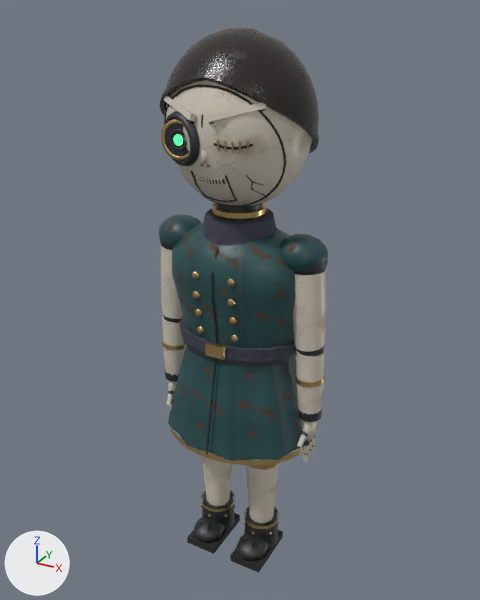
The glTF model blender/exports/THE_WATCHER.glb as it was, and as the next commit left it.
One viewpoint serves both versions: a 50 mm lens placed at (14.9, -27.0, 28.8), pointed at (-0.5, 0.9, 14.8). Arrows for +X, +Y and +Z are at lower left; the lights stay in place. The picture after the commit comes second. Vertices at exactly the same position are counted once.

Names of what the first picture shows: 'Watcher_Body'.
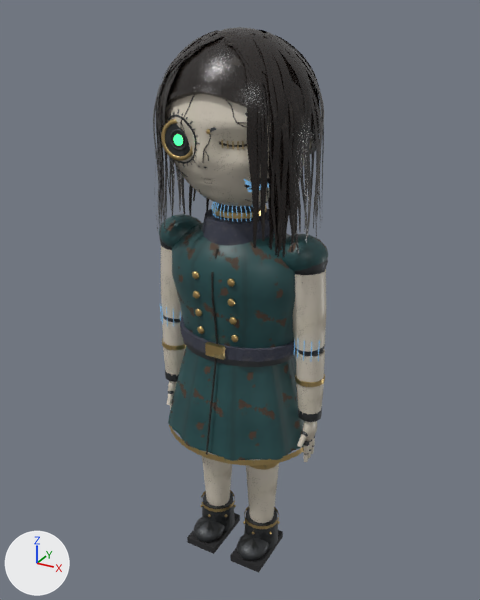
Pixel boxes [x1, y1, x2, y2] of what changed, in the pictures (480 x 600 px; the box of a moved part takes in the faces that stretch with it):
'Watcher_Body', reshaped: before [159, 27, 328, 573]; after [153, 27, 328, 573]
part 1 of me_watcher_body, moved or reshaped: before [204, 72, 215, 82]; after [201, 87, 212, 95]
part 2 of me_watcher_body, moved or reshaped: before [213, 75, 224, 85]; after [211, 88, 222, 98]
part 3 of me_watcher_body, moved or reshaped: before [242, 87, 255, 99]; after [242, 100, 248, 108]
part 4 of me_watcher_body, moved or reshaped (not visible afterwards): before [274, 104, 287, 115]
part 5 of me_watcher_body, moved or reshaped (not visible afterwards): before [283, 110, 297, 121]
part 6 of me_watcher_body, moved or reshaped (not visible afterwards): before [306, 126, 316, 135]
part 7 of me_watcher_body, moved or reshaped: before [310, 131, 318, 140]; after [304, 128, 311, 136]
part 8 of me_watcher_body, moved or reshaped: before [313, 142, 319, 147]; after [309, 133, 315, 141]
part 9 of me_watcher_body, moved or reshaped: before [283, 154, 286, 164]; after [310, 146, 316, 152]
part 10 of me_watcher_body, moved or reshaped (not visible afterwards): before [168, 83, 177, 93]
part 11 of me_watcher_body, moved or reshaped: before [173, 79, 183, 89]; after [166, 94, 174, 104]
part 12 of me_watcher_body, deleted: before [196, 84, 286, 207]
part 13 of me_watcher_body, built on: before [160, 29, 319, 207]; after [153, 29, 324, 257]
part 14 of me_watcher_body, added: after [294, 338, 320, 361]
part 15 of me_watcher_body, added: after [160, 306, 181, 326]

The edits, one by one:
Material 'MAT_Watcher_FiberOptic' (mat_mat_watcher_fiberoptic) is new.
Its base color is (0.03, 0.05, 0.07) (dark blue #303f4b).
Its roughness is 0.3.
Its emission color is (0.138, 0.33, 0.55) (blue #689bc4).
Its emission strength is 1.0.
me_watcher_body is used by ob_watcher_body; location (0.0, 0.0, 0.0).
me_watcher_body had 7843 vertices, 14198 faces and spanned x -4.8..4.8, y -3.5..5.2, z 0.0..28.0.
me_watcher_body now has 18437 vertices, 29392 faces and spans x -4.8..4.8, y -3.5..4.3, z 0.0..28.0.
me_watcher_body part 1: the loose piece of 8 vertices spanning x 0.0..0.4, y -2.9..-2.6, z 26.0..26.4 is moved by (0.0, -0.2, -0.5).
me_watcher_body part 2: the loose piece of 8 vertices spanning x 0.4..0.8, y -2.9..-2.6, z 25.9..26.3 is moved by (0.0, -0.2, -0.5).
me_watcher_body part 3: the loose piece of 8 vertices spanning x 1.5..2.1, y -2.8..-2.3, z 25.4..25.9 is moved by (0.1, -0.1, -0.4).
me_watcher_body part 4: the loose piece of 8 vertices spanning x 2.6..3.1, y -2.1..-1.5, z 24.7..25.2 is moved by (0.1, 0.0, -0.4).
me_watcher_body part 5: the loose piece of 8 vertices spanning x 2.9..3.4, y -1.7..-1.1, z 24.5..25.0 is moved by (0.0, 0.0, -0.3).
me_watcher_body part 6: the loose piece of 8 vertices spanning x 3.4..3.7, y -0.5..0.1, z 23.7..24.2 is moved by (-0.2, -0.9, 0.2).
me_watcher_body part 7: the loose piece of 8 vertices spanning x 3.4..3.7, y 0.0..0.6, z 23.5..23.9 is multiplied about its middle by the matrix ((0.95, 0.259, -0.08), (-0.261, 0.952, -0.026), (0.071, 0.046, 0.984)), then moved by (0.0, -0.9, 0.2).
me_watcher_body part 8: the loose piece of 8 vertices spanning x 3.1..3.5, y 0.8..1.4, z 23.0..23.5 is multiplied about its middle by the matrix ((0.913, 0.381, -0.148), (-0.386, 0.922, -0.007), (0.134, 0.064, 0.989)), then moved by (0.2, -1.3, 0.5).
me_watcher_body part 9: the loose piece of 8 vertices spanning x 2.9..3.0, y -1.5..-1.2, z 22.7..23.2 is multiplied about its middle by the matrix ((0.735, -0.316, -0.812), (0.184, -0.982, 0.549), (-0.851, -0.486, -0.582)), then moved by (0.1, 2.8, 0.0), in mat_mat_watcher_hairlacquer.
me_watcher_body part 10: the loose piece of 8 vertices spanning x -2.1..-1.5, y -2.8..-2.3, z 25.4..25.9 is multiplied about its middle by the matrix ((0.944, 0.343, -0.229), (-0.386, 0.935, -0.191), (0.144, 0.261, 0.986)), then moved by (-1.1, 0.7, -1.0).
me_watcher_body part 11: the loose piece of 8 vertices spanning x -1.7..-1.1, y -2.9..-2.5, z 25.6..26.1 is moved by (-0.5, 0.0, -0.6).
me_watcher_body part 12: 34 loose pieces with 316 vertices, spanning x -2.9..3.0, y -3.2..-1.0, z 20.4..25.9, are deleted.
me_watcher_body part 13: 146 vertices moved within x -3.6..3.6, y -3.3..3.2, z 20.4..27.8; 1664 vertices removed from x -3.7..3.7, y -3.5..5.2, z 20.2..27.8; 12254 vertices added at x -4.0..3.9, y -3.5..3.9, z 18.6..27.9.
me_watcher_body part 14: 80 vertices added at x 3.3..4.6, y -0.8..-0.4, z 13.2..14.3.
me_watcher_body part 15: 80 vertices added at x -4.6..-3.3, y -0.8..-0.4, z 13.2..14.3.
Other edits to the shape of me_watcher_body do not show in these pictures.
me_watcher_body gains material mat_mat_watcher_fiberoptic (dark blue #303f4b, glowing blue #689bc4).
